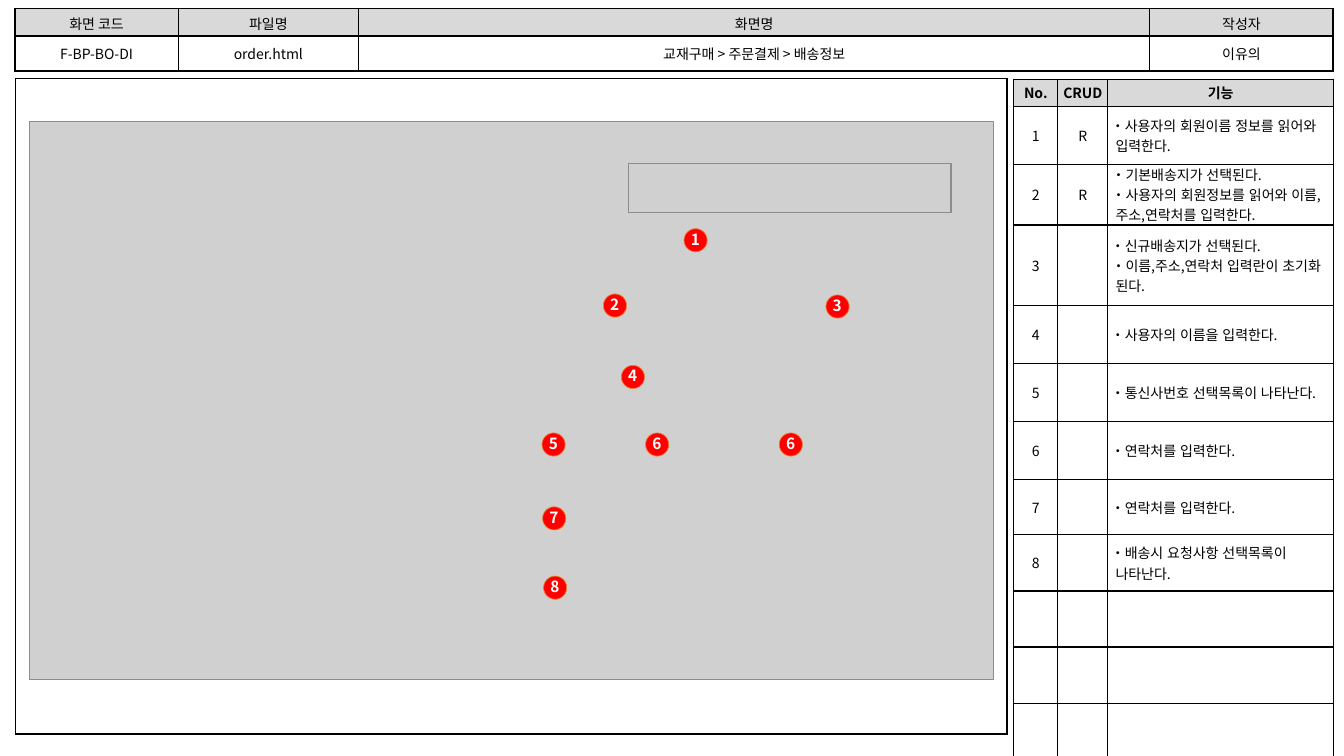
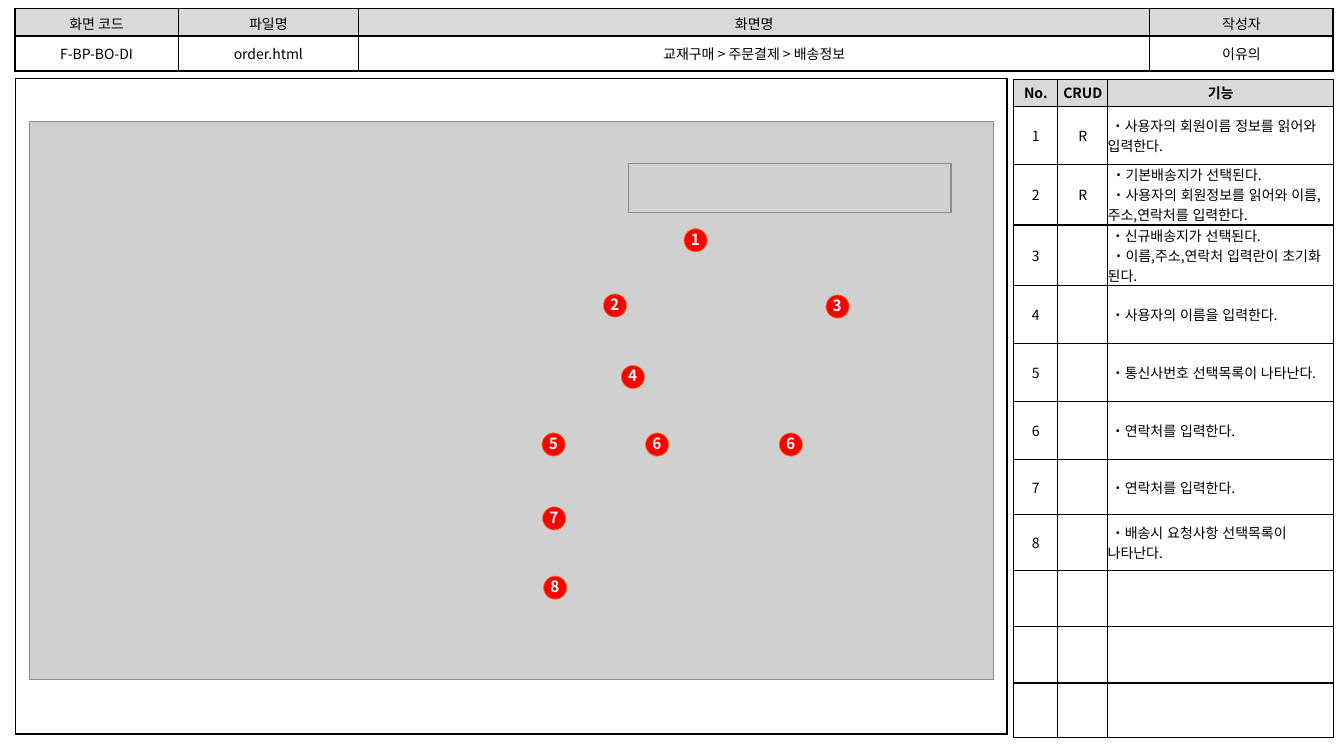
Before and after one commit to index506/cosmo6th_3thGroup, a slide deck: slide 3 of 3rd_Project/Member/Lee/기능,화면,테스트 문서/3th_Project_화면 설계도(이유의).pptx. Drawn at 1344x756 pixels with LibreOffice and Linux fonts; fonts in the diff are those of the drawing; grey boxes stand for pictures. Boxes give left, top, right and bottom in pixels: in the first picture for what was removed or moved away, otherwise in the second. Text is boxed around its words. In the diff, an @@ line names an element or a change of style, - is before the commit and + after.

```diff
--- a/3rd_Project/Member/Lee/기능,화면,테스트 문서/3th_Project_화면 설계도(이유의).pptx
+++ b/3rd_Project/Member/Lee/기능,화면,테스트 문서/3th_Project_화면 설계도(이유의).pptx
@@ table at bbox=[1014, 80, 1335, 733] @@
-row 2, column 3: ・사용자의 회원이름 정보를 읽어와 / 입력한다.
+row 2, column 3: ・사용자의 회원이름 정보를 읽어와 입력한다.
-row 3, column 3: ・기본배송지가 선택된다. / ・사용자의 회원정보를 읽어와 이름, / 주소,연락처를 입력한다.
+row 3, column 3: ・기본배송지가 선택된다. / ・사용자의 회원정보를 읽어와 이름,주소,연락처를 입력한다.
-row 4, column 3: ・신규배송지가 선택된다. / ・이름,주소,연락처 입력란이 초기화 / 된다.
+row 4, column 3: ・신규배송지가 선택된다. / ・이름,주소,연락처 입력란이 초기화 된다.
-row 9, column 3: ・배송시 요청사항 선택목록이 / 나타난다.
+row 9, column 3: ・배송시 요청사항 선택목록이 나타난다.
```
Also in this commit, not shown: 8 other slides changed, 7 other files.
